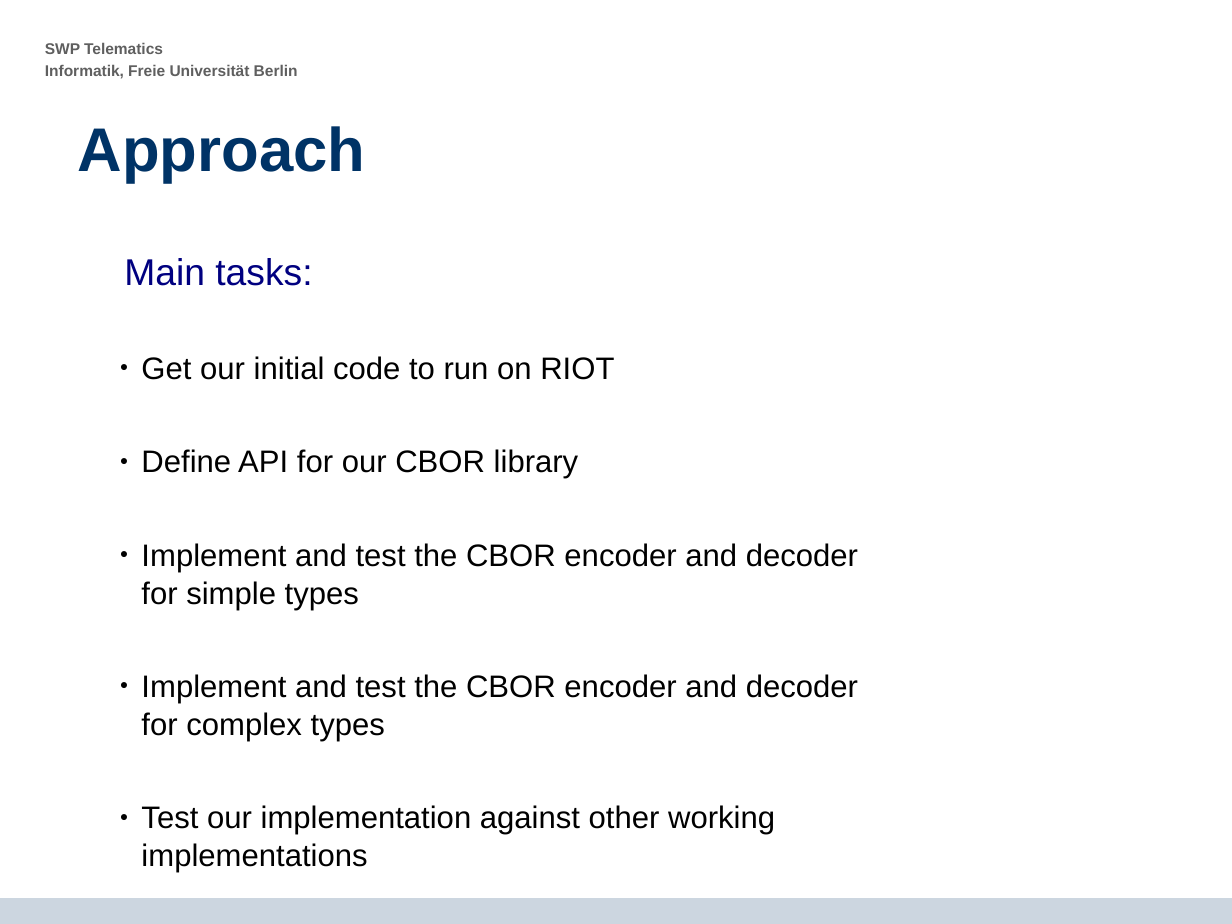
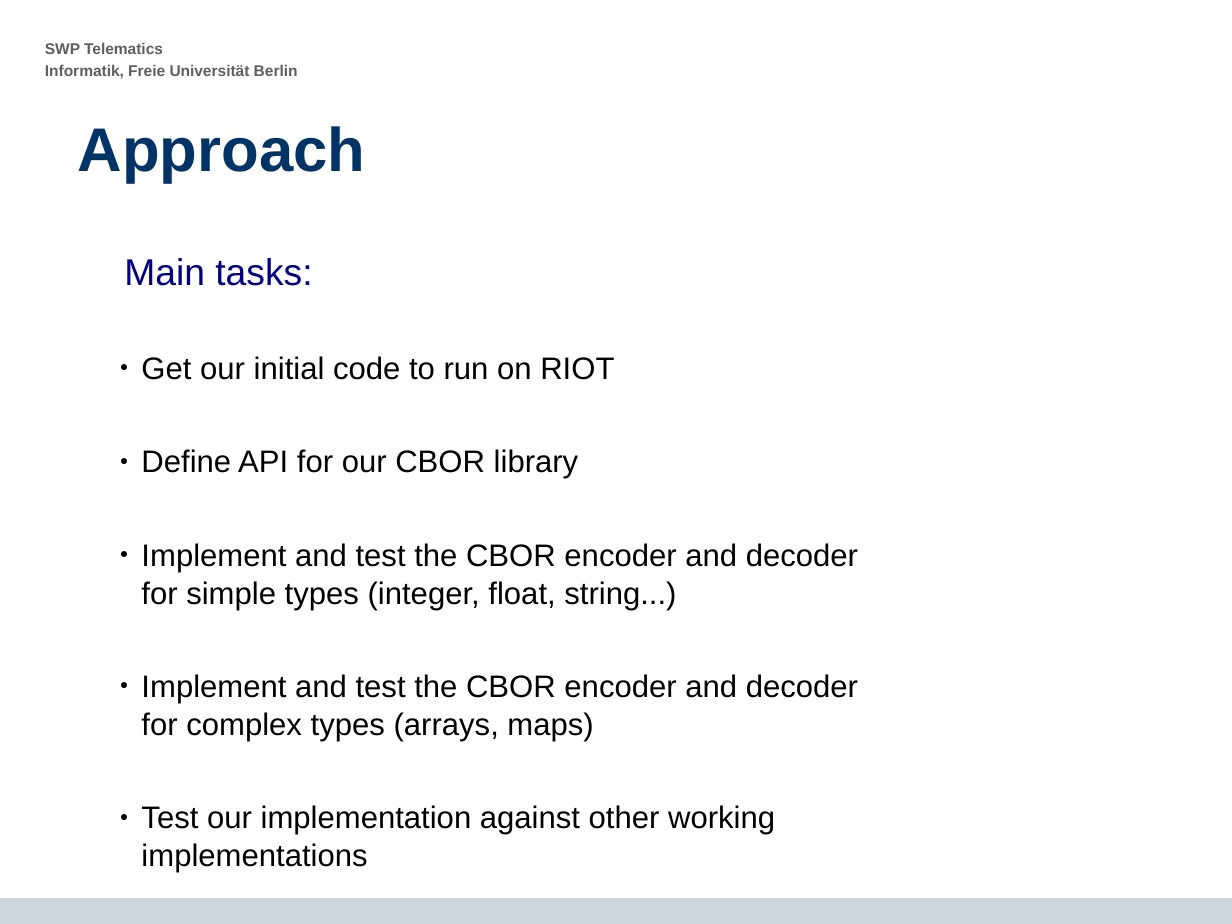
Before and after one commit to krf/cbor-for-riot, a slide deck: slide 8 of CBOR-Presentation_2014-07-15_final_presentation_v4.odp. Drawn at 1232x924 pixels with LibreOffice and Linux fonts; fonts in the diff are those of the drawing; background and template pictures are left out. Boxes give left, top, right and bottom in pixels: in the first picture for what was removed or moved away, otherwise in the second. Text is boxed around its words. In the diff, an @@ line names an element or a change of style, - is before the commit and + after.

```diff
--- a/CBOR-Presentation_2014-07-15_final_presentation_v4.odp
+++ b/CBOR-Presentation_2014-07-15_final_presentation_v4.odp
@@ text at [141, 543, 858, 741]: text changed @@
-  ● Implement and test the CBOR encoder and decoder for simple types
-  ● Implement and test the CBOR encoder and decoder for complex types
+  ● Implement and test the CBOR encoder and decoder for simple types (integer, float, string...)
+  ● Implement and test the CBOR encoder and decoder for complex types (arrays, maps)
```
Also in this commit, not shown: 8 other slides changed, 2 slides added, 1 slide removed.
